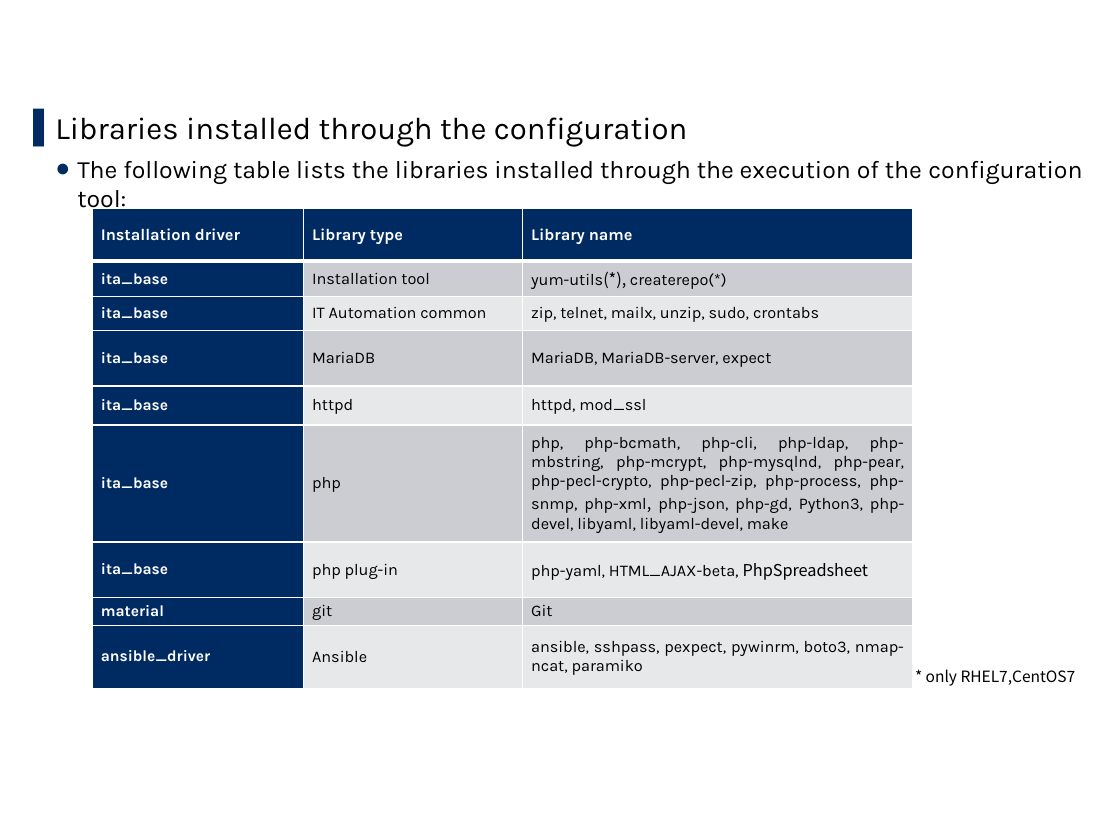
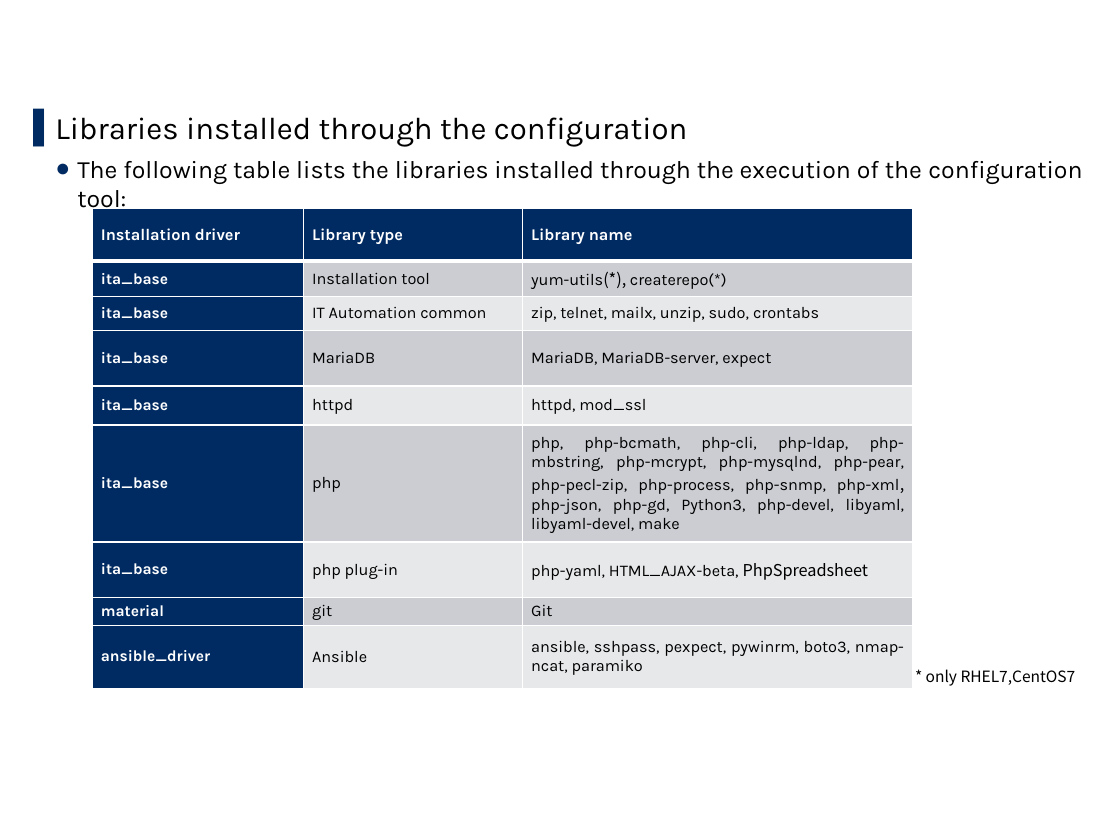
Before and after one commit to exastro-suite/it-automation-docs, a slide deck: slide 19 of asset/Learn/ITA-online-install_en.pptx. Drawn at 1120x840 pixels with LibreOffice and Linux fonts; fonts in the diff are those of the drawing; background and template pictures are left out. Boxes give left, top, right and bottom in pixels: in the first picture for what was removed or moved away, otherwise in the second. Text is boxed around its words. In the diff, an @@ line names an element or a change of style, - is before the commit and + after.

Commit message:
2020/07/30 13:07:53

```diff
--- a/asset/Learn/ITA-online-install_en.pptx
+++ b/asset/Learn/ITA-online-install_en.pptx
@@ table at (93, 208, 914, 689) @@
-row 6, column 3: php, php-bcmath, php-cli, php-ldap, php-mbstring, php-mcrypt, php-mysqlnd, php-pear, php-pecl-crypto, php-pecl-zip, php-process, php-snmp, php-xml, php-json, php-gd, Python3, php-devel, libyaml, libyaml-devel, make
+row 6, column 3: php, php-bcmath, php-cli, php-ldap, php-mbstring, php-mcrypt, php-mysqlnd, php-pear, php-pecl-zip, php-process, php-snmp, php-xml, php-json, php-gd, Python3, php-devel, libyaml, libyaml-devel, make
```
Also in this commit, not shown: 2 other slides changed.
